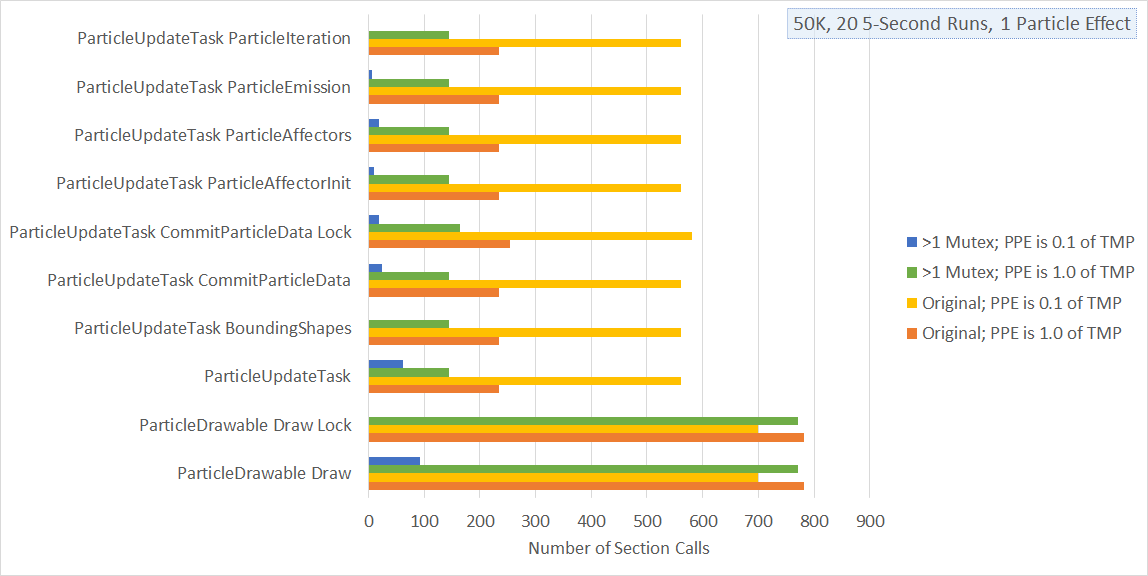
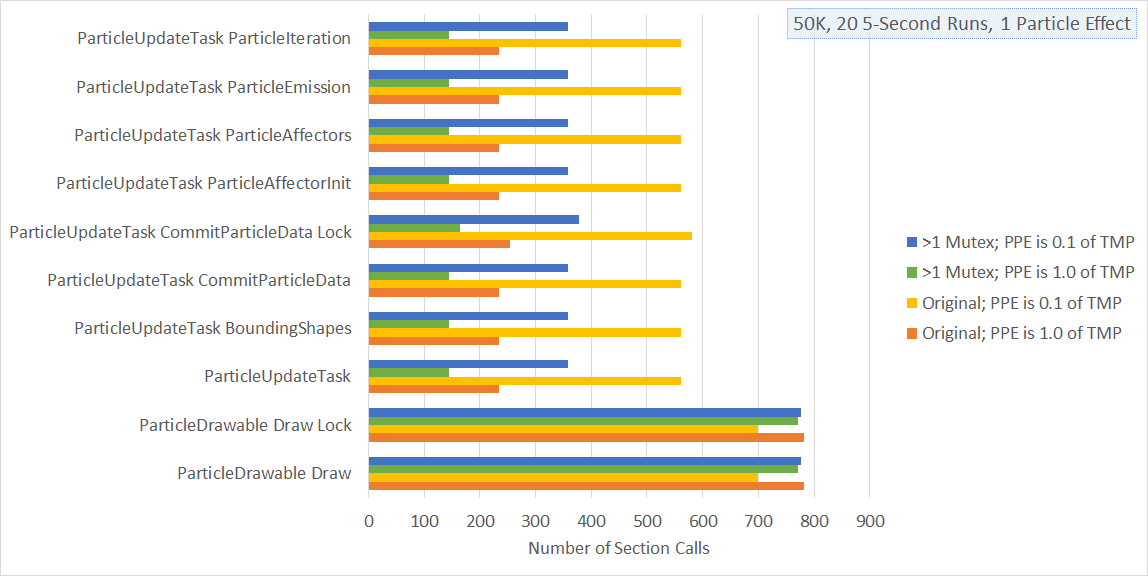
Before/after of a 1148x576 layered artwork. What changed in the layer stack:
renamed "Layer 1" to "Layer 2", painted on it over [left=369, top=22, right=801, bottom=465]
